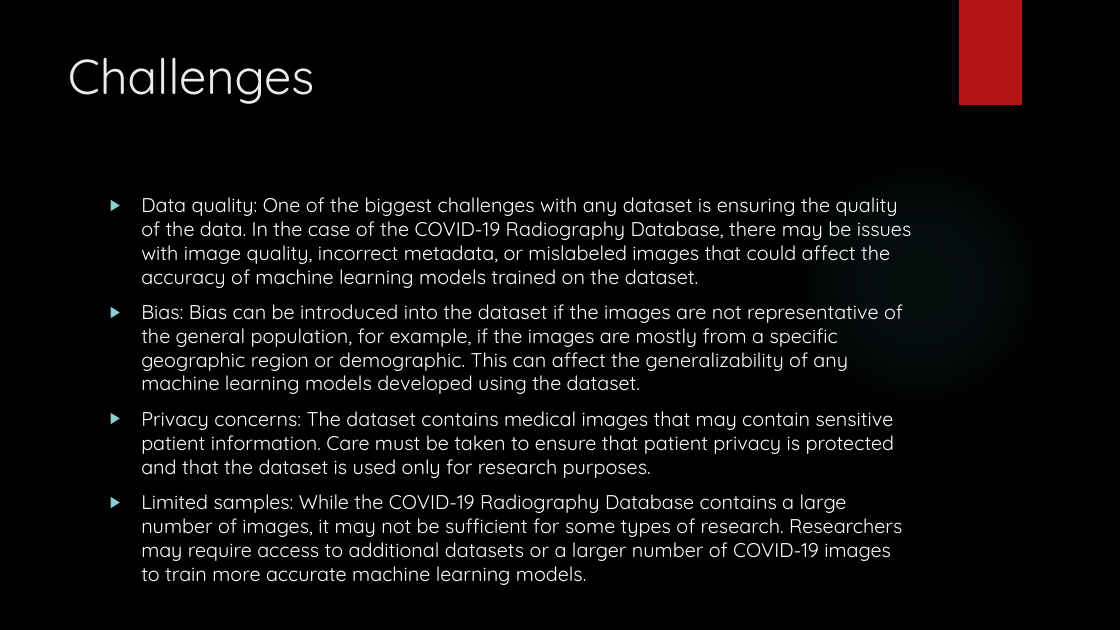
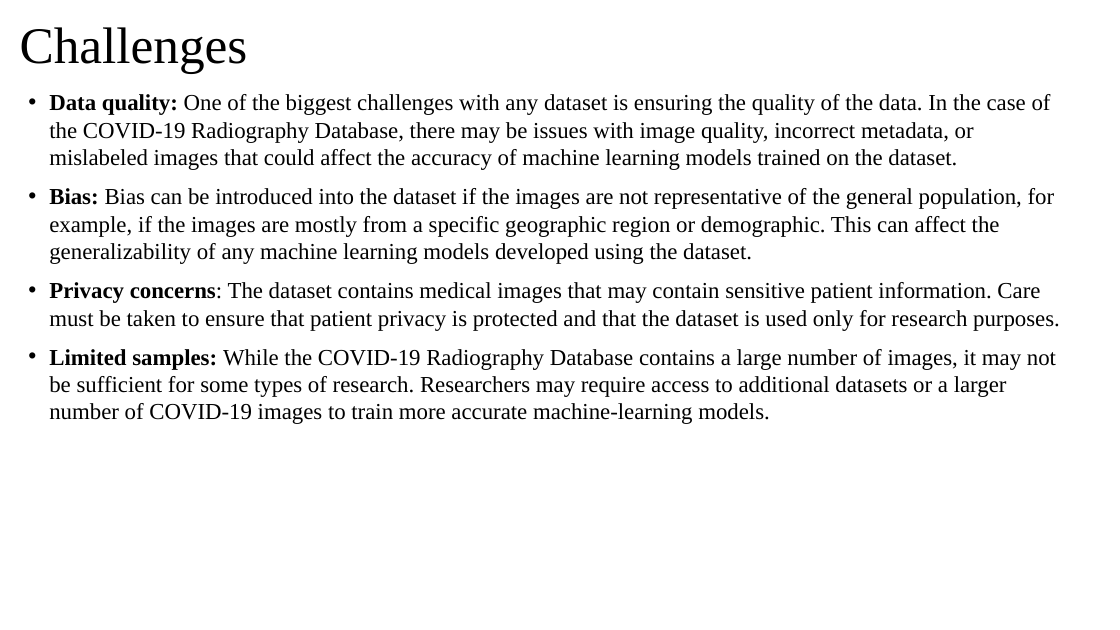
Before and after one commit to SharkyRCC/Covid-19-Classification, a slide deck: slide 7 of Presentation/neural_ppt.pptx (slide 8 before the commit). Drawn at 1120x630 pixels with LibreOffice and Linux fonts; fonts in the diff are those of the drawing; background and template pictures are left out. Boxes give left, top, right and bottom in pixels: in the first picture for what was removed or moved away, otherwise in the second. Text is boxed around its words. In the diff, an @@ line names an element or a change of style, - is before the commit and + after.

```diff
--- a/Presentation/neural_ppt.pptx
+++ b/Presentation/neural_ppt.pptx
@@ background picture (left out) to #FFFFFF @@
@@ title "Challenges": place and size @@
-title "Challenges" at [68,57,315,104]
+title "Challenges" at [20,27,248,74]
@@ title "Challenges" at [20,27,248,74]: size 42 to 44 pt, font Quicksand to Times New Roman, text colour #EBEBEB to #000000; line spacing 1 to 0.9; vertical alignment top to middle @@
@@ rectangle removed at [959,0,1022,105] @@
@@ text "Data quality: One of the ...": place and size @@
-text "Data quality: One of the ..." at [141,197,911,585]
+text "Data quality: One of the ..." at [49,94,1060,424]
@@ text at [49,94,1060,331]: size 17 to 19.6 pt, font Quicksand to Times New Roman, text colour #FFFFFF to #000000 in "Data quality: One of the biggest challenges ...", "Bias: Bias can be introduced into the ...", "Privacy concerns: The dataset contains medical images ..."; bold on in "Data quality:", "Bias:", "Privacy concerns:"; bullet ▶ to • @@
@@ ellipse removed at [791,154,1049,413] @@
@@ text at [49,349,1056,424]: text changed; size 17 to 19.6 pt; font Quicksand to Times New Roman; text colour #FFFFFF to #000000 @@
-▶ Limited samples: While the COVID-19 Radiography Database contains a large number of images, it may not be sufficient for some types of research. Researchers may require access to additional datasets or a larger number of COVID-19 images to train more accurate machine learning models.
+• Limited samples: While the COVID-19 Radiography Database contains a large number of images, it may not be sufficient for some types of research. Researchers may require access to additional datasets or a larger number of COVID-19 images to train more accurate machine-learning models.
```
Also in this commit, not shown: 12 other slides changed, 6 slides added, 2 slides removed.
